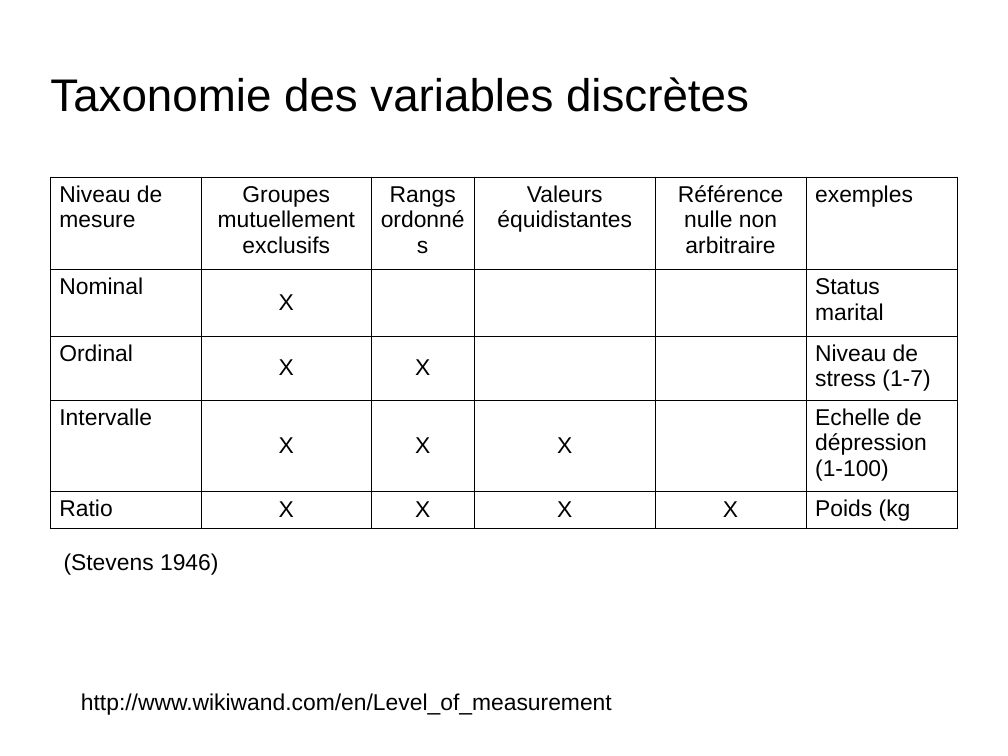
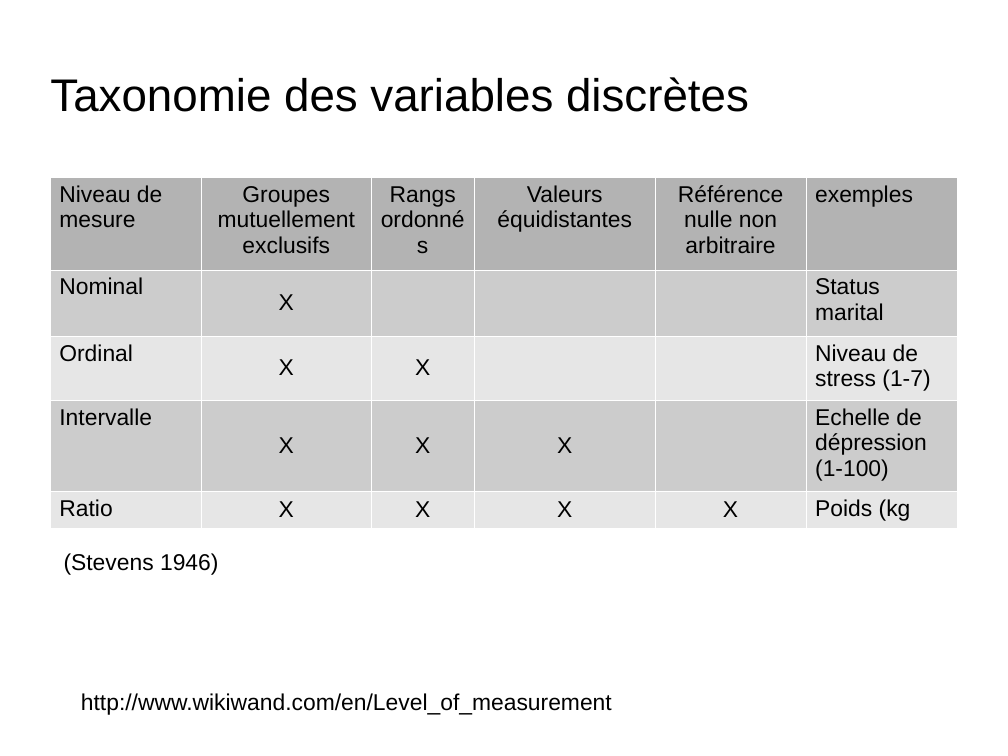
Before and after one commit to jcrb/Cours-Stat, a slide deck: slide 22 of Seminaire2014/master_stat.odp (slide 21 before the commit). Drawn at 1008x756 pixels with LibreOffice and Linux fonts; fonts in the diff are those of the drawing; background and template pictures are left out. Boxes give left, top, right and bottom in pixels: in the first picture for what was removed or moved away, otherwise in the second. Text is boxed around its words. In the diff, an @@ line names an element or a change of style, - is before the commit and + after.

```diff
--- a/Seminaire2014/master_stat.odp
+++ b/Seminaire2014/master_stat.odp
@@ table at [50, 177, 958, 525] @@
@@ fill none to #B3B3B3 in row 1 @@
@@ fill none to #CCCCCC in 8 cells @@
@@ fill none to #E6E6E6 in 10 cells @@
@@ borders changed @@
```
Also in this commit, not shown: 2 other slides changed, 1 slide added, 2 other files.
